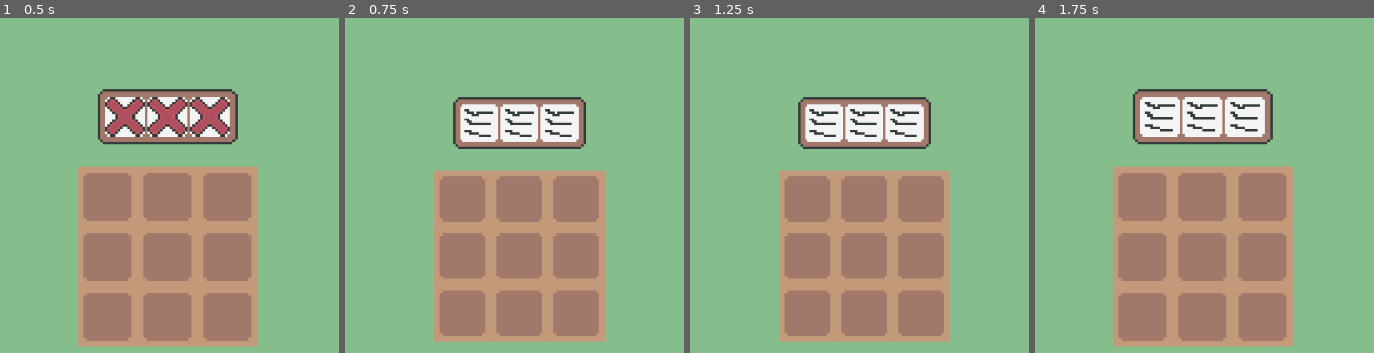
Above: before the commit, frames 1-4 (left to right).
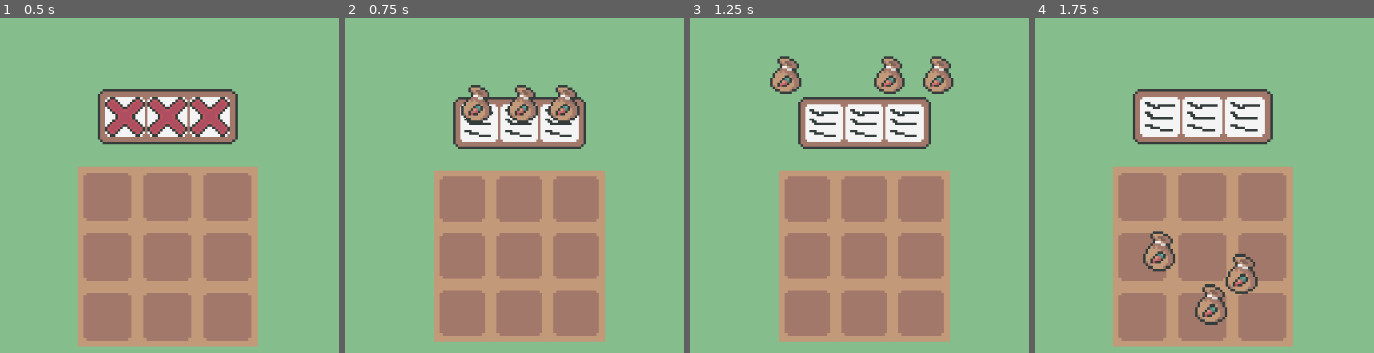
Above: after the commit, the same moments.

Repository: eric-marsh/farminata
Game: Godot game, scene res://scene/scene_switcher.tscn
Two runs of this game, one before a commit and one after it. Both use one fixed random seed, a clock stepped at 60 frames per second and the inputs below.
Inputs (mouse positions are in pixels of both pictures, inside the frame that each line leads up to):
- Up to frame 1 (0.5 s): no input
- Up to frame 2 (0.75 s): tap Enter at 0.5 s; move the mouse to (511, 115) at 0.52 s; tap Mouse wheel down (SCROLL_DOWN) at 0.6 s; click (511, 115) at 0.67 s
- Up to frame 3 (1.25 s): tap Space (ui_select) at 0.77 s
- Up to frame 4 (1.75 s): move the mouse to (1180, 265) at 1.27 s; tap Mouse wheel up (SCROLL_UP) at 1.35 s; click (1180, 265) at 1.42 s; tap Space (ui_select) at 1.52 s

Frame 1 is identical in both runs. In frame 2, 2.1% of the frame differs, in the area x 34-70%, y 20-32%; in frame 3, 2.3%, in the area x 23-78%, y 11-23%; in frame 4, 1.9%.
Error in both runs: Invalid access to property or key 'Audio' on a base object of type 'Node (GlobalsNode)'. (res://script/main.gd:35)

Commit message:
output progress

Diff:
--- /dev/null
+++ b/scene/droppable.gd
@@ -0,0 +1,44 @@
+extends RigidBody2D
+class_name droppable
+
+@export var target_position: Vector2
+@export var speed: float = 200.0
+
+var upwards_speed: float = 100.0
+var velocity: Vector2
+var moving_to_target: bool = false
+var time_passed: float = 0.0
+
+var min_fall_amount = 100
+
+var start_pos: Vector2
+func _ready():
+	start_pos = global_position
+	# Initial diagonal velocity: up + left/right randomly
+	var horizontal = -1 if randf() < 0.5  else 1
+	#velocity = Vector2(upwards_speed * horizontal, -upwards_speed)
+	pass
+
+func _process(delta):
+	if global_position.y > start_pos.y + min_fall_amount:
+		moving_to_target = true
+
+	if moving_to_target:
+		var dir = (target_position - global_position).normalized()
+		velocity = dir * speed
+		position += velocity * delta
+
+	pass
+	#time_passed += delta
+#
+	#if not moving_to_target:
+		#position += velocity * delta
+#
+		#if time_passed >= 0.2:
+			#moving_to_target = true
+	#else:
+		## Move toward the target
+		#if target_position:
+			#var dir = (target_position - global_position).normalized()
+			#velocity = dir * speed
+			#position += velocity * delta
--- /dev/null
+++ b/scene/droppable.tscn
@@ -0,0 +1,18 @@
+[gd_scene load_steps=4 format=3 uid="uid://xiwavl2b1sw0"]
+
+[ext_resource type="Script" uid="uid://coqg5qcenyvhh" path="res://scene/droppable.gd" id="1_34vfq"]
+[ext_resource type="Texture2D" uid="uid://rxlpd65q3trl" path="res://img/slots/symbols/carrot_seed.png" id="1_j5dow"]
+
+[sub_resource type="CircleShape2D" id="CircleShape2D_34vfq"]
+radius = 6.0
+
+[node name="Droppable" type="RigidBody2D"]
+z_index = 1
+script = ExtResource("1_34vfq")
+
+[node name="Sprite2D" type="Sprite2D" parent="."]
+scale = Vector2(2, 2)
+texture = ExtResource("1_j5dow")
+
+[node name="CollisionShape2D" type="CollisionShape2D" parent="."]
+shape = SubResource("CircleShape2D_34vfq")
--- a/scene/main.tscn
+++ b/scene/main.tscn
@@ -15,7 +15,8 @@
 [node name="PlotContainer" type="Node2D" parent="."]
 position = Vector2(138, 119)
 
-[node name="SlotMachine" parent="PlotContainer" instance=ExtResource("4_brvut")]
+[node name="SlotMachine" parent="PlotContainer" node_paths=PackedStringArray("paired_plot_grid") instance=ExtResource("4_brvut")]
 position = Vector2(72, -40)
+paired_plot_grid = NodePath("../PlotGrid")
 
 [node name="PlotGrid" parent="PlotContainer" instance=ExtResource("4_0ha60")]
--- /dev/null
+++ b/scene/output.gd
@@ -0,0 +1,35 @@
+extends Node2D
+
+const DROPPABLE = preload("res://scene/droppable.tscn")
+
+@export var slot_pos: Enum.Slot_Pos = Enum.Slot_Pos.Left
+var output_force = 300
+var output_impulse=Vector2(0,-output_force)
+
+var min_range = 32
+var max_range = 128
+
+func _ready() -> void:
+	pass
+
+func _process(delta: float) -> void:
+	pass
+
+func spawn_droppable(target_position: Vector2) -> void:
+	var rand_impulse_dir
+	match slot_pos:
+		Enum.Slot_Pos.Left:
+			rand_impulse_dir = Util.rng.randf_range(-1 * min_range, -1 * max_range)
+		Enum.Slot_Pos.Middle:
+			rand_impulse_dir = Util.rnd_sign() * Util.rng.randf_range(-max_range/2, max_range/2)
+		Enum.Slot_Pos.Right:
+			rand_impulse_dir = Util.rng.randf_range(min_range,max_range)
+
+	#var impulse = output_impulse + impulse_based_on_slot + Vector2(rand_impulse_dir, intensity_y)
+	var intensity_y = -55.9
+	var impulse = output_impulse + Vector2(rand_impulse_dir, intensity_y)
+
+	var d = DROPPABLE.instantiate() as droppable
+	d.target_position = target_position
+	d.apply_central_impulse(impulse)
+	add_child(d)
--- /dev/null
+++ b/scene/output.tscn
@@ -0,0 +1,6 @@
+[gd_scene load_steps=2 format=3 uid="uid://dx7x4rdgygqg6"]
+
+[ext_resource type="Script" uid="uid://e5cocfuslqye" path="res://scene/output.gd" id="1_6gr3p"]
+
+[node name="Output" type="Node2D"]
+script = ExtResource("1_6gr3p")
--- a/scene/slot_machine.tscn
+++ b/scene/slot_machine.tscn
@@ -1,9 +1,10 @@
-[gd_scene load_steps=6 format=3 uid="uid://c815fpybt36io"]
+[gd_scene load_steps=7 format=3 uid="uid://c815fpybt36io"]
 
 [ext_resource type="Texture2D" uid="uid://0ujo5olp3s25" path="res://img/slots/slots.png" id="1_oebtt"]
 [ext_resource type="Script" uid="uid://b1r15orpmjjdd" path="res://script/slot_machine.gd" id="1_vdvju"]
 [ext_resource type="Texture2D" uid="uid://dk4c43vvjcjhn" path="res://img/slots/slots_white_bg.png" id="2_vdvju"]
 [ext_resource type="Texture2D" uid="uid://rxlpd65q3trl" path="res://img/slots/symbols/carrot_seed.png" id="4_om1wn"]
+[ext_resource type="PackedScene" uid="uid://dx7x4rdgygqg6" path="res://scene/output.tscn" id="5_om1wn"]
 
 [sub_resource type="RectangleShape2D" id="RectangleShape2D_cgo26"]
 size = Vector2(112, 44)
@@ -26,14 +27,22 @@
 scale = Vector2(2, 2)
 texture = ExtResource("4_om1wn")
 
+[node name="Output" parent="slot_symbols/slot_1" instance=ExtResource("5_om1wn")]
+
 [node name="slot_2" type="Sprite2D" parent="slot_symbols"]
 scale = Vector2(2, 2)
 texture = ExtResource("4_om1wn")
+
+[node name="Output" parent="slot_symbols/slot_2" instance=ExtResource("5_om1wn")]
+slot_pos = 1
 
 [node name="slot_3" type="Sprite2D" parent="slot_symbols"]
 position = Vector2(34, 0)
 scale = Vector2(2, 2)
 texture = ExtResource("4_om1wn")
+
+[node name="Output" parent="slot_symbols/slot_3" instance=ExtResource("5_om1wn")]
+slot_pos = 2
 
 [node name="CollisionShape2D" type="CollisionShape2D" parent="."]
 shape = SubResource("RectangleShape2D_cgo26")
--- a/script/enum.gd
+++ b/script/enum.gd
@@ -8,3 +8,5 @@
 enum Plot_Growth_State { None, Seed, Partial_1, Partial_2, Full }
 
 enum Grow_Types { None, Carrot, Onion }
+
+enum Slot_Pos {Left, Middle, Right}
--- a/script/globals.gd
+++ b/script/globals.gd
@@ -2,6 +2,7 @@
 class_name GlobalsNode
 
 var Main: MainNode = null
+var PlotGrid: plot_grid = null
 
 func _ready():
 	reset_nodes()
--- a/script/plot_grid.gd
+++ b/script/plot_grid.gd
@@ -2,6 +2,8 @@
 class_name plot_grid
 
 @export var num_plots = 10
+
+var plots: Array[plot] = []
 func _ready() -> void:
 	reset_plots()
 	pass
@@ -17,6 +19,8 @@
 	for c in $VBoxContainer.get_children():
 		c.queue_free()
 
+	plots.clear()
+
 	var num_columns: int = ceil(sqrt(num_plots))
 	var num_plots_left = num_plots
 	for i in range(num_columns):
@@ -27,6 +31,15 @@
 				break
 			var p = PLOT.instantiate() as plot
 			row.add_child(p)
+			plots.push_back(p)
 			num_plots_left -= 1
 		if num_plots_left <= 0:
 			break
+
+func get_random_plot_position() -> Vector2:
+	#var p = $VBoxContainer.get_children()[0].get_children()[0] as plot
+
+	#return p.global_position + p.size / 2
+	var p = plots.pick_random()
+
+	return p.global_position + p.size / 2
--- a/script/slot_machine.gd
+++ b/script/slot_machine.gd
@@ -1,6 +1,7 @@
 extends Area2D
 class_name SlotMachineNode
 
+@export var paired_plot_grid: plot_grid = null
 
 var default_wait_time: float = 3.0
 var min_spin_time: float = default_wait_time / 2
@@ -34,9 +35,18 @@
 
 func _on_input_event(viewport: Node, event: InputEvent, shape_idx: int) -> void:
 	if event is InputEventMouseButton and event.button_index == MOUSE_BUTTON_LEFT and event.is_pressed():
+		output_all()
 		if is_spinning():
 			return
 		start_spin_timer()
+
+
+
+
+func output_all():
+	for slot in $slot_symbols.get_children():
+		var target_pos = paired_plot_grid.get_random_plot_position()
+		slot.get_node("Output").spawn_droppable(target_pos)
 
 func is_spinning() -> bool:
 	return !$SpinTimer.is_stopped()
--- a/script/util.gd
+++ b/script/util.gd
@@ -2,6 +2,11 @@
 
 var rng = RandomNumberGenerator.new()
 
+func rnd_sign():
+	if randf() < 0.5:
+		return 1
+	else:
+		return -1
 
 func quick_timer(obj: Node, wait_time: float, on_timeout: Callable):
 	var t: Timer = Timer.new()
Not shown, added: scene/droppable.gd.uid
Not shown, added: scene/output.gd.uid
